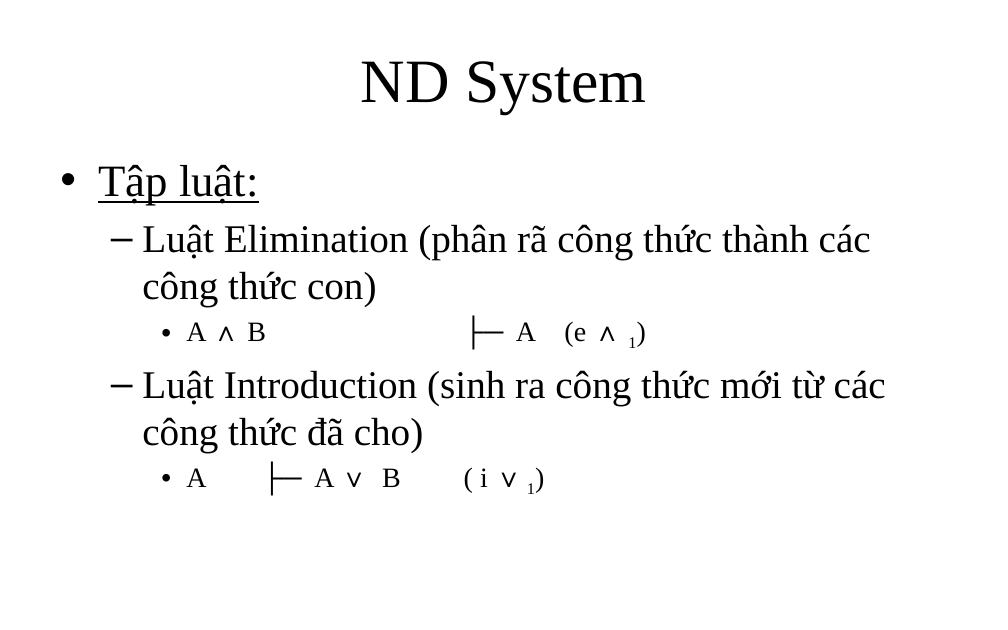
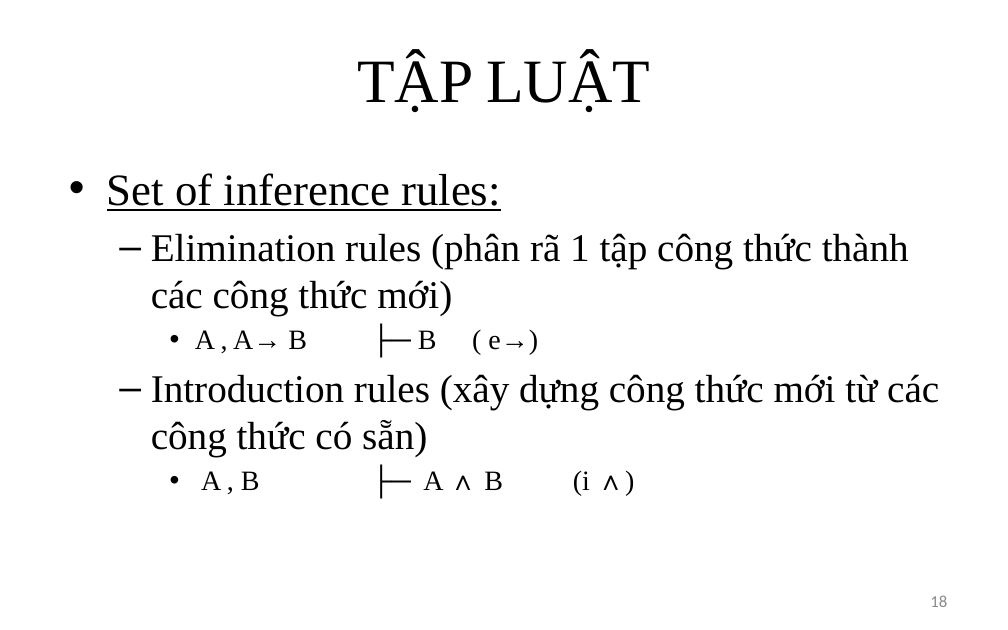
Before and after one commit to giang-rocker/logic, a slide deck: slide 18 of Report/SUY LUẬN TỰ NHIÊN.pptx (slide 16 before the commit). Drawn at 1008x630 pixels with LibreOffice and Linux fonts; fonts in the diff are those of the drawing. Boxes give left, top, right and bottom in pixels: in the first picture for what was removed or moved away, otherwise in the second. Text is boxed around its words. In the diff, an @@ line names an element or a change of style, - is before the commit and + after.

```diff
--- a/Report/SUY LUẬN TỰ NHIÊN.pptx
+++ b/Report/SUY LUẬN TỰ NHIÊN.pptx
@@ title at [357, 54, 650, 112]: text changed @@
-ND System
+TẬP LUẬT
@@ text at [107, 173, 939, 496]: text changed @@
-• Tập luật:
-  – Luật Elimination (phân rã công thức thành các công thức con)
-    • A ∧ B ├─ A (e ∧ 1)
-  – Luật Introduction (sinh ra công thức mới từ các công thức đã cho)
-    • A ├─ A ∨ B ( i ∨ 1)
+• Set of inference rules:
+  – Elimination rules (phân rã 1 tập công thức thành các công thức mới)
+    • A , A→ B ├─ B ( e→)
+  – Introduction rules (xây dựng công thức mới từ các công thức có sẵn)
+    • A , B ├─ A ∧ B (i ∧)
@@ page number added at [930, 595, 947, 607], 12 pt, text #8C8C8C @@
+18
```
Also in this commit, not shown: 23 other slides changed, 11 slides added, 1 slide removed, 7 other files.
